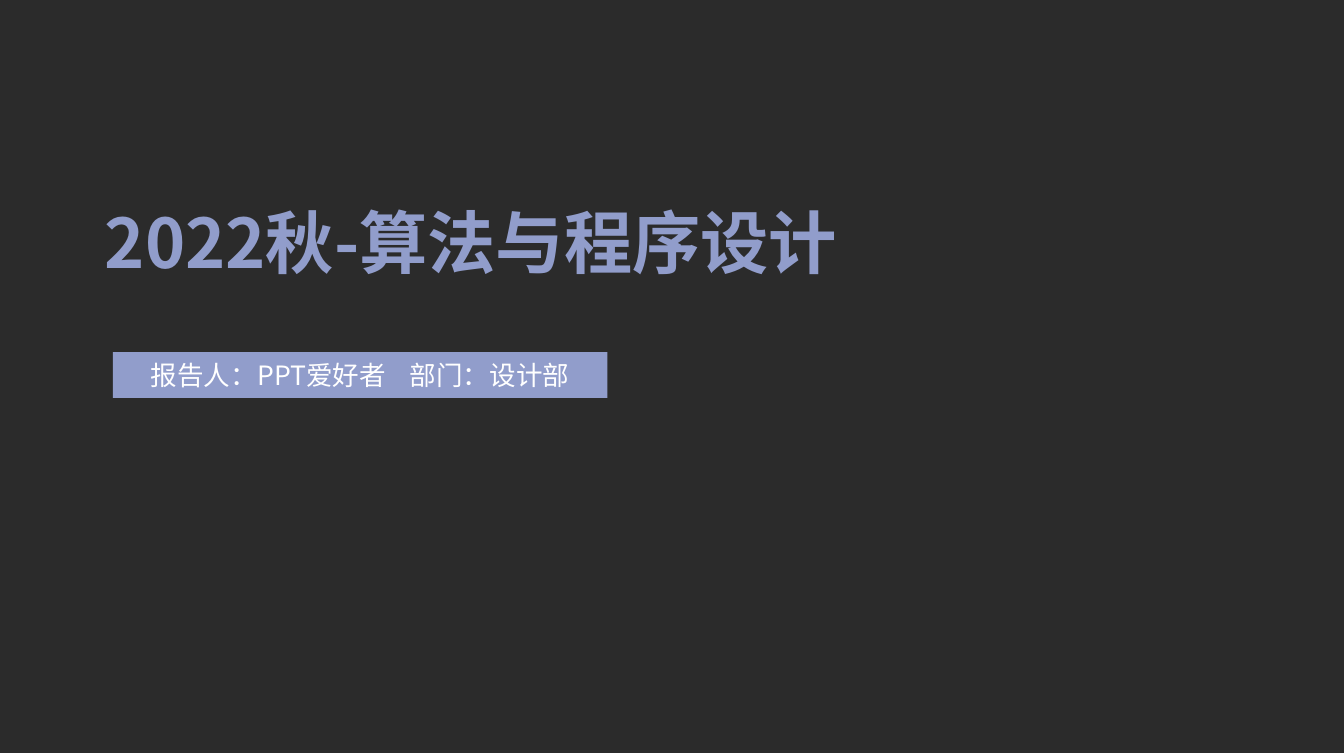
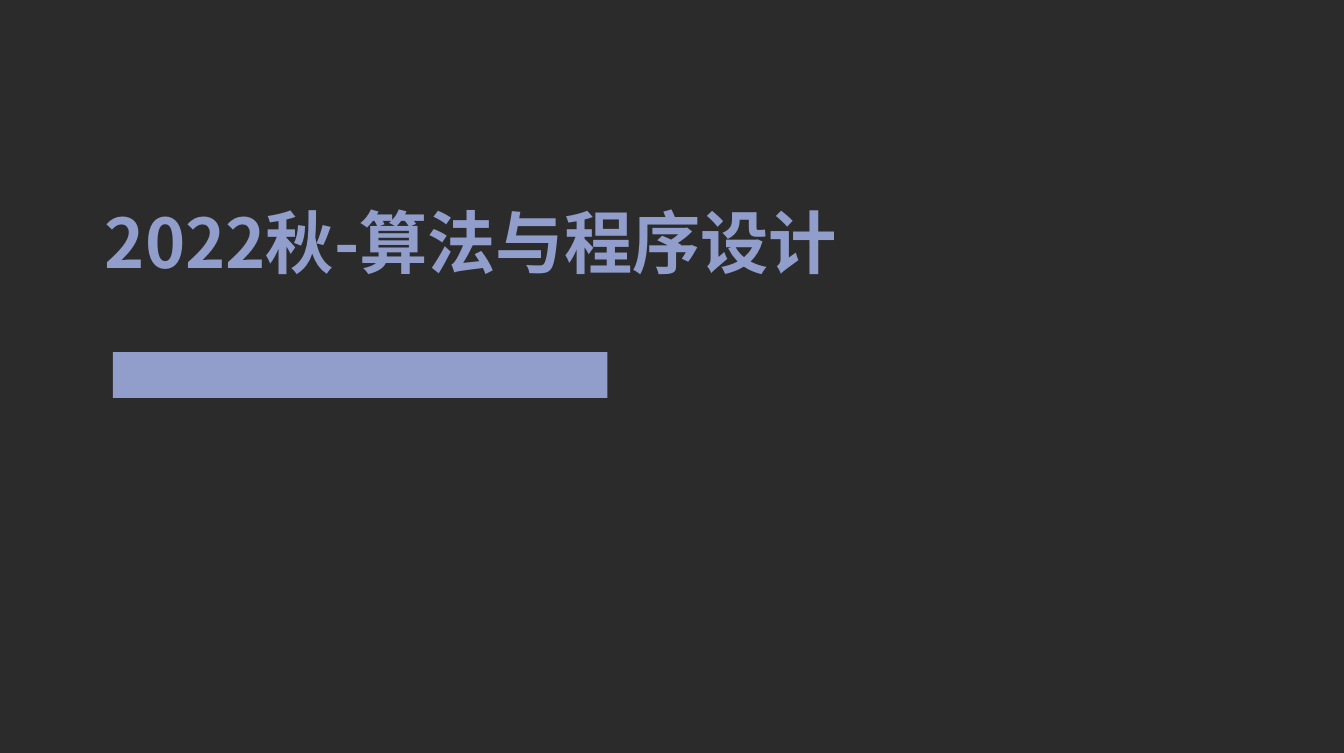
Before and after one commit to ClearW1nd/BUAA_algorithm_2022, a slide deck: slide 1 of Document/算法汇报.pptx. Drawn at 1344x753 pixels with LibreOffice and Linux fonts; fonts in the diff are those of the drawing; background and template pictures are left out; a plain dark background stands for a picture behind light text. Boxes give left, top, right and bottom in pixels: in the first picture for what was removed or moved away, otherwise in the second. Text is boxed around its words. In the diff, an @@ line names an element or a change of style, - is before the commit and + after.

```diff
--- a/Document/算法汇报.pptx
+++ b/Document/算法汇报.pptx
@@ text in rectangle at [151, 363, 570, 387]: text removed @@
-报告人：PPT爱好者 部门：设计部
```
Also in this commit, not shown: 2 other slides changed.
